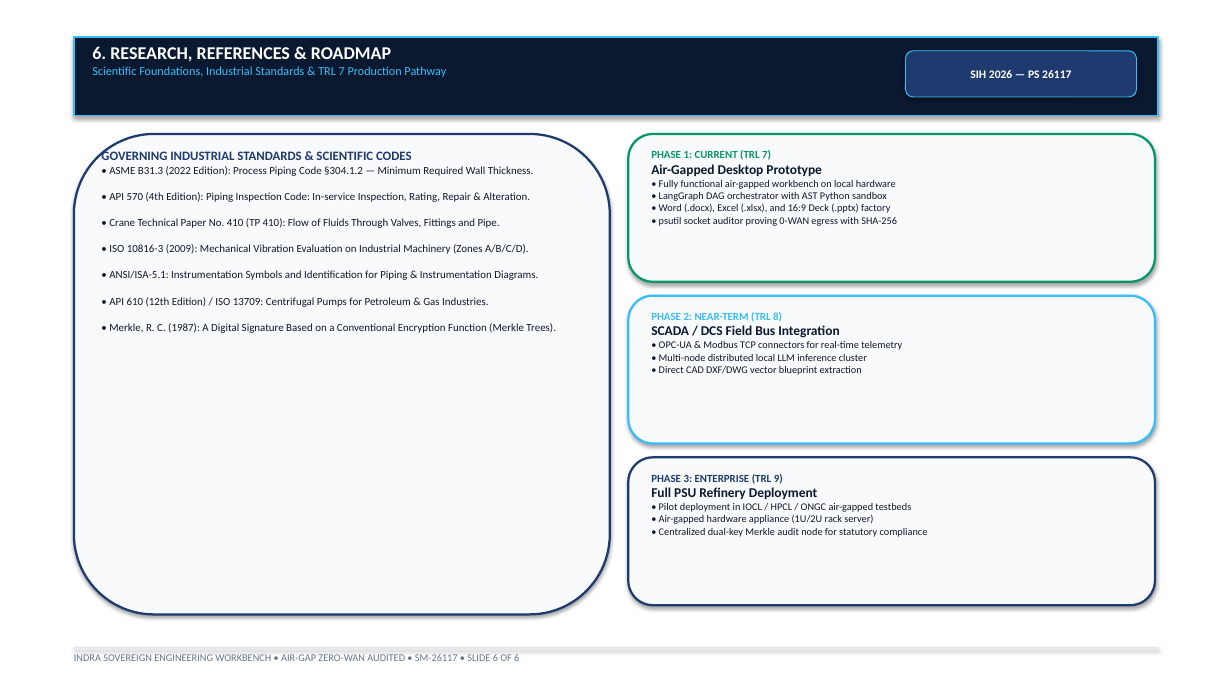
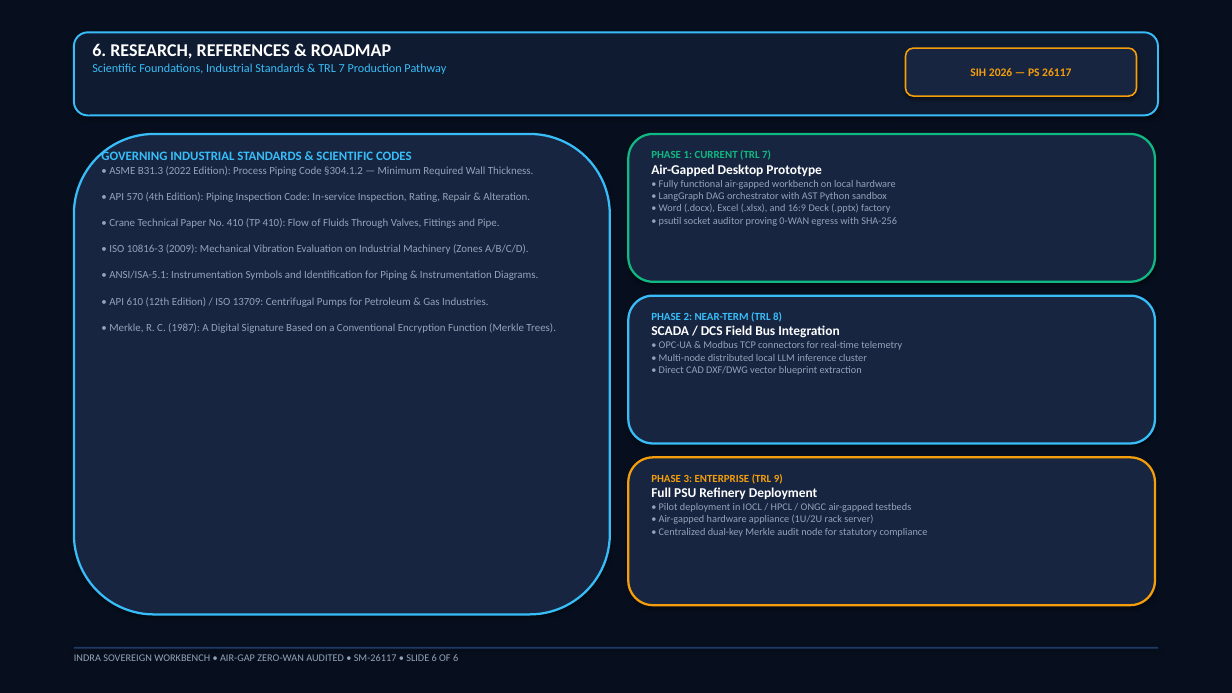
Before and after one commit to prushidhar/SIH260117, a slide deck: slide 6 of INDRA_SIH_Winning_Deck_6_Slides.pptx. Drawn at 1232x693 pixels with LibreOffice and Linux fonts; fonts in the diff are those of the drawing. Boxes give left, top, right and bottom in pixels: in the first picture for what was removed or moved away, otherwise in the second. Text is boxed around its words. In the diff, an @@ line names an element or a change of style, - is before the commit and + after.

Commit message:
feat(ppt): upgrade SIH presentation to military-grade dark theme across all 6 slides

```diff
--- a/INDRA_SIH_Winning_Deck_6_Slides.pptx
+++ b/INDRA_SIH_Winning_Deck_6_Slides.pptx
@@ rectangle: place and size @@
-rectangle at (74, 37, 1158, 116)
+rectangle at (0, 0, 1232, 693)
@@ rectangle at (0, 0, 1232, 693): fill #0A192F to #070F1E; outline #38BDF8 1.5 pt to none @@
@@ rounded rectangle added at (74, 32, 1158, 116), fill #0F1B30, outline #38BDF8 1.5 pt @@
@@ rounded rectangle "SIH 2026 — PS 26117" at (906, 48, 1137, 96): text colour #FFFFFF to #F59E0B; fill #1F3A6E to #172541; outline #38BDF8 0.75 pt to #F59E0B 1.25 pt @@
@@ rounded rectangle at (74, 134, 610, 615): fill #F8FAFC to #172541; outline #1F3A6E 1.75 pt to #38BDF8 1.75 pt @@
@@ text "GOVERNING INDUSTRIAL STANDARDS & SCIENTIFIC ..." at (101, 149, 556, 333): text colour #1F3A6E to #38BDF8 in "GOVERNING INDUSTRIAL STANDARDS & SCIENTIFIC CODES"; text colour #0F172A to #94A3B8 @@
@@ rounded rectangle at (628, 134, 1155, 282): fill #F8FAFC to #172541; outline #059669 1.75 pt to #10B981 1.75 pt @@
@@ text "PHASE 1: CURRENT (TRL 7)" at (651, 150, 897, 226): text colour #059669 to #10B981 in "PHASE 1: CURRENT (TRL 7)"; text colour #0A192F to #FFFFFF in "Air-Gapped Desktop Prototype"; text colour #0F172A to #94A3B8 in "• Fully functional air-gapped workbench on local ..." @@
@@ rounded rectangle at (628, 296, 1155, 444): fill #F8FAFC to #172541 @@
@@ text at (651, 325, 902, 375): text colour #0A192F to #FFFFFF in "SCADA / DCS Field Bus Integration"; text colour #0F172A to #94A3B8 in "• OPC-UA & Modbus TCP connectors for ..." @@
@@ rounded rectangle at (628, 457, 1155, 605): fill #F8FAFC to #172541; outline #1F3A6E 1.75 pt to #F59E0B 1.75 pt @@
@@ text "PHASE 3: ENTERPRISE (TRL 9)" at (651, 474, 928, 537): text colour #1F3A6E to #F59E0B in "PHASE 3: ENTERPRISE (TRL 9)"; text colour #0A192F to #FFFFFF in "Full PSU Refinery Deployment"; text colour #0F172A to #94A3B8 in "• Pilot deployment in IOCL / HPCL ..." @@
@@ text at (74, 654, 458, 661): text changed; text colour #64748B to #94A3B8 @@
-INDRA SOVEREIGN ENGINEERING WORKBENCH • AIR-GAP ZERO-WAN AUDITED • SM-26117 • SLIDE 6 OF 6
+INDRA SOVEREIGN WORKBENCH • AIR-GAP ZERO-WAN AUDITED • SM-26117 • SLIDE 6 OF 6
@@ rectangle at (74, 647, 1158, 649): fill #E2E8F0 to #1E3A66 @@
```
Also in this commit, not shown: 5 other slides changed, 1 other file.
